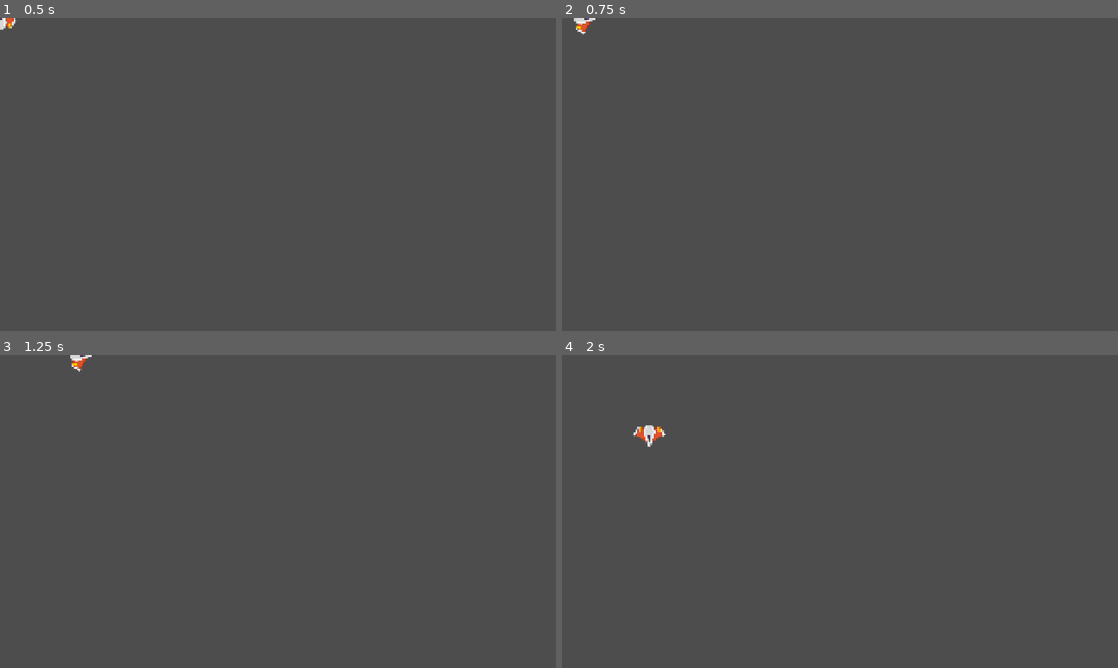
Above: before the commit, frames 1-4 (two rows, left to right).
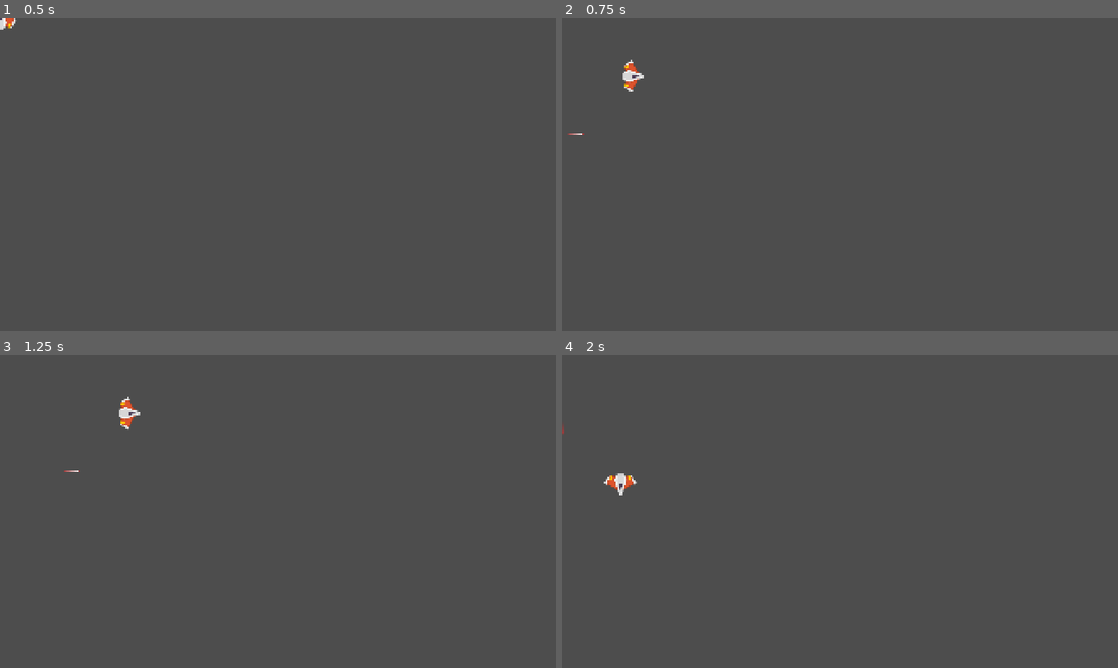
Above: after the commit, the same moments.

Repository: toburau/Space-Shooter
Game: Godot game, scene res://player.tscn
Same seed, same stepped clock (60 frames per second), same inputs: the game is played once before the commit and once after it.
Inputs:
- Up to frame 1 (0.5 s): no input
- Up to frame 2 (0.75 s): tap Enter at 0.5 s; hold Right (move_right) from 0.53 s (still down); tap Space (shoot, bound only after the commit) at 0.6 s
- Up to frame 3 (1.25 s): keep holding Right (move_right)
- Up to frame 4 (2 s): release Right (move_right) at 1.28 s; hold Down (move_down) from 1.28 s (still down); tap Space (shoot, bound only after the commit) at 1.35 s

Frame 1 is identical in both runs. In frame 2, 0.3% of the frame differs, in the area x 1-15%, y 0-38%; in frame 3, 0.3%; in frame 4, 0.5%, in the area x 0-19%, y 22-45%.

Commit message:
add bullet scene

Diff:
--- /dev/null
+++ b/bullet.gd
@@ -0,0 +1,17 @@
+extends Area2D
+
+@export var speed: float = 600.0
+var direction: Vector2 = Vector2.ZERO
+
+# Called when the node enters the scene tree for the first time.
+func _ready() -> void:
+	print("b1 ", position, global_position)
+
+
+# Called every frame. 'delta' is the elapsed time since the previous frame.
+func _process(delta: float) -> void:
+	print("b ", position, global_position)
+	position += direction * speed * delta
+	# 画面外に出たら削除
+	if not get_viewport_rect().has_point(global_position):
+		queue_free()
--- /dev/null
+++ b/bullet.tscn
@@ -0,0 +1,16 @@
+[gd_scene load_steps=4 format=3 uid="uid://bq3bvo3chk502"]
+
+[ext_resource type="Texture2D" uid="uid://cv4k0kpyk5cf3" path="res://art/laserRed01.png" id="1_v7oki"]
+[ext_resource type="Script" uid="uid://h4i520pedkda" path="res://bullet.gd" id="1_v8qja"]
+
+[sub_resource type="RectangleShape2D" id="RectangleShape2D_v8qja"]
+size = Vector2(10, 54)
+
+[node name="bullet" type="Area2D"]
+script = ExtResource("1_v8qja")
+
+[node name="Sprite2D" type="Sprite2D" parent="."]
+texture = ExtResource("1_v7oki")
+
+[node name="CollisionShape2D" type="CollisionShape2D" parent="."]
+shape = SubResource("RectangleShape2D_v8qja")
--- a/player.gd
+++ b/player.gd
@@ -2,6 +2,9 @@
 
 @export var speed = 400 # How fast the player will move (pixels/sec).
 var screen_size # Size of the game window.
+
+@export var bullet: PackedScene
+@export var bullet_speed: float = 600.0
 
 # Called when the node enters the scene tree for the first time.
 func _ready() -> void:
@@ -12,15 +15,15 @@
 	# キーボード入力（8方向）
 	var key_input = Input.get_vector("move_left", "move_right", "move_up", "move_down")
 	# ジョイスティックの左スティック入力（0番コントローラー）
-	var stick_input = Vector2(
+	var stick_left_input = Vector2(
 		Input.get_joy_axis(0, JOY_AXIS_LEFT_X),
 		Input.get_joy_axis(0, JOY_AXIS_LEFT_Y)
 	)
 	# デッドゾーン処理
-	if stick_input.length() < 0.2:
-		stick_input = Vector2.ZERO
+	if stick_left_input.length() < 0.2:
+		stick_left_input = Vector2.ZERO
 	# 優先度：スティック > キーボード
-	var input_vector = stick_input if stick_input.length() > 0 else key_input
+	var input_vector = stick_left_input if stick_left_input.length() > 0 else key_input
 
 	var velocity = Vector2.ZERO
 	if input_vector.length() > 0:
@@ -40,3 +43,24 @@
 
 	if velocity.length() > 0:
 		rotation = velocity.angle() + PI/2
+
+	# 弾
+	var stick_right_input = Vector2(
+		Input.get_joy_axis(0, JOY_AXIS_RIGHT_X),
+		Input.get_joy_axis(0, JOY_AXIS_RIGHT_Y)
+	)
+	if stick_right_input.length() < 0.2:
+		stick_right_input = Vector2.ZERO
+	var shoot_dir = stick_right_input.normalized()
+
+	if Input.is_action_just_pressed("shoot"):
+		global_position.x = 200
+		global_position.y = 200
+		shoot(shoot_dir)
+
+func shoot(direction: Vector2) -> void:
+	var newBullet = bullet.instantiate()
+	newBullet.global_position = global_position
+	newBullet.direction = direction  # 弾側に `direction: Vector2` を用意
+	newBullet.speed = bullet_speed
+	get_tree().current_scene.add_child(newBullet)
--- a/player.tscn
+++ b/player.tscn
@@ -1,7 +1,8 @@
-[gd_scene load_steps=5 format=3 uid="uid://c86d1uqdon6gi"]
+[gd_scene load_steps=6 format=3 uid="uid://c86d1uqdon6gi"]
 
 [ext_resource type="Texture2D" uid="uid://0iau157efapq" path="res://art/playerShip2_orange.png" id="1_4flbx"]
 [ext_resource type="Script" uid="uid://3wyscbw7uwdp" path="res://player.gd" id="1_onrkg"]
+[ext_resource type="PackedScene" uid="uid://bq3bvo3chk502" path="res://bullet.tscn" id="2_i3pqv"]
 
 [sub_resource type="SpriteFrames" id="SpriteFrames_onrkg"]
 animations = [{
@@ -19,6 +20,7 @@
 
 [node name="Player" type="Area2D"]
 script = ExtResource("1_onrkg")
+bullet = ExtResource("2_i3pqv")
 metadata/_edit_group_ = true
 
 [node name="AnimatedSprite2D" type="AnimatedSprite2D" parent="."]
--- a/project.godot
+++ b/project.godot
@@ -43,3 +43,8 @@
 "events": [Object(InputEventKey,"resource_local_to_scene":false,"resource_name":"","device":-1,"window_id":0,"alt_press …(195 unchanged characters)…
 ]
 }
+shoot={
+"deadzone": 0.2,
+"events": [Object(InputEventKey,"resource_local_to_scene":false,"resource_name":"","device":-1,"window_id":0,"alt_pressed":false,"shift_pressed":false,"ctrl_pressed":false,"meta_pressed":false,"pressed":false,"keycode":0,"physical_keycode":32,"key_label":0,"unicode":32,"location":0,"echo":false,"script":null)
+]
+}
Binary file added: art/laserRed01.png
Not shown, added: art/laserRed01.png.import
Not shown, added: bullet.gd.uid
Not shown, added: screenshot_day01.png.import
Binary file added: screenshot_day02.png
Not shown, added: screenshot_day02.png.import
Not shown, changed: README.md
